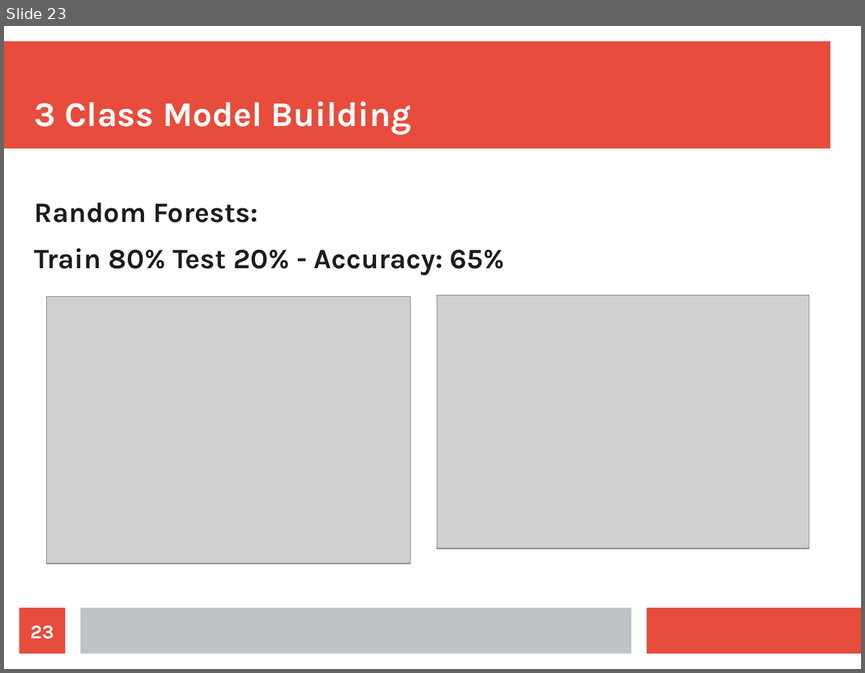
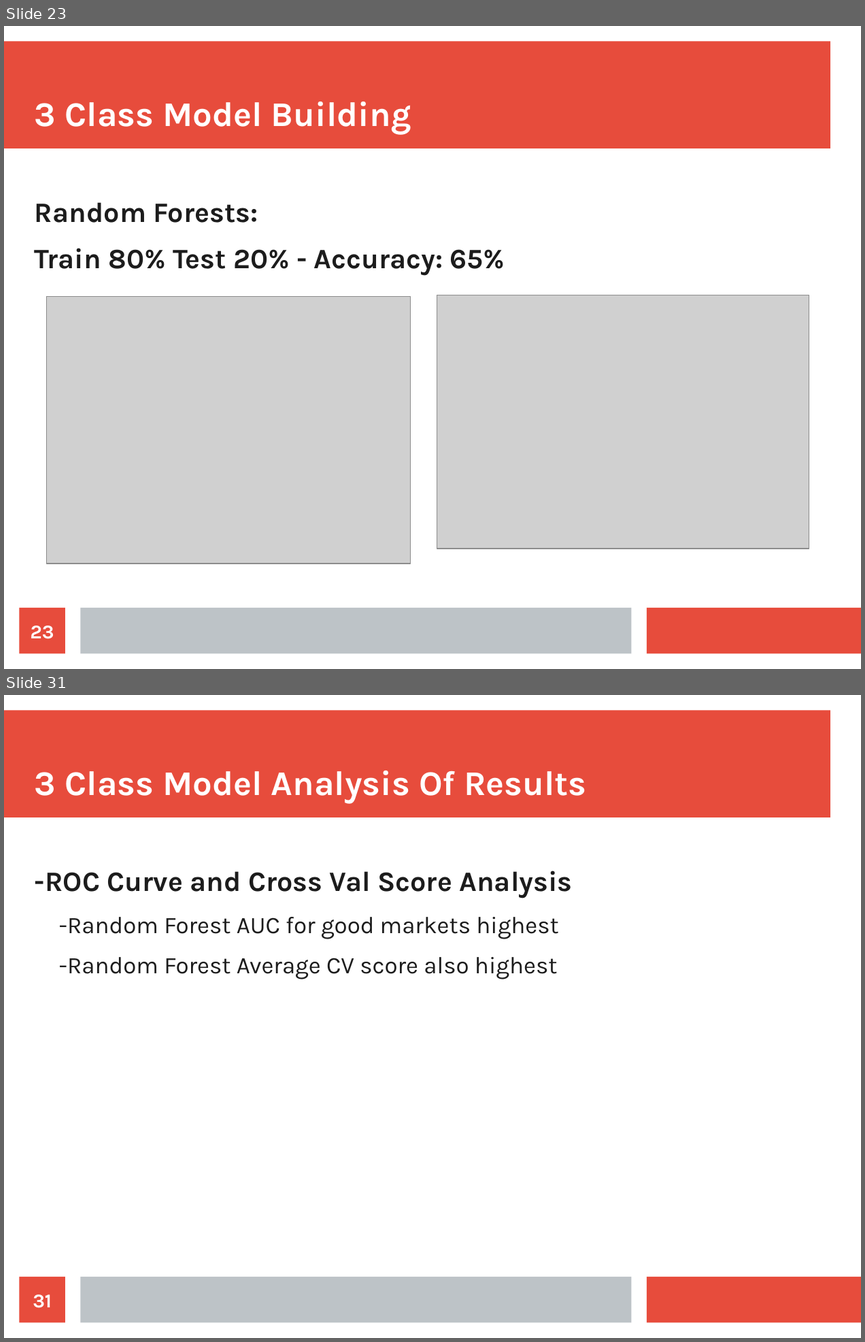
Before and after one commit to gurkpet/Solar-Panel-Market-Modeling, a slide deck: Solar Panel Market Modeling Presentation.odp. Shown one above the other, each under a label of ours: slide 23 before the commit, slides 23 and 31 after it; the slides between them are not shown. The pictures are 865x673 and 865x1342 pixels, drawn with LibreOffice and Linux fonts; fonts in the diff are those of the drawing; grey boxes stand for pictures. Boxes give left, top, right and bottom in pixels: in the first picture for what was removed or moved away, otherwise in the second. Text is boxed around its words. In the diff, an @@ line names an element or a change of style, - is before the commit and + after.

Commit message:
Additional Analysis

```diff
--- a/Solar Panel Market Modeling Presentation.odp
+++ b/Solar Panel Market Modeling Presentation.odp
@@ slide 31 added at (4,695,861,1338), background #FFFFFF; not listed: 3 template elements that a slide beside it also shows @@
@@ title added at (35,770,586,803), 32 pt, text #FFFFFF, bold @@
+3 Class Model Analysis Of Results
@@ text added at (35,870,572,979), 22 pt, text #1C1C1C @@
+-ROC Curve and Cross Val Score Analysis
+  -Random Forest AUC for good markets highest
+  -Random Forest Average CV score also highest
@@ page number added at (20,1276,65,1323), fill #E74C3C, 18 pt, text #FFFFFF, bold @@
+31
```
Also in this commit, not shown: 5 slides changed, 4 other slides added, 1 other file.
